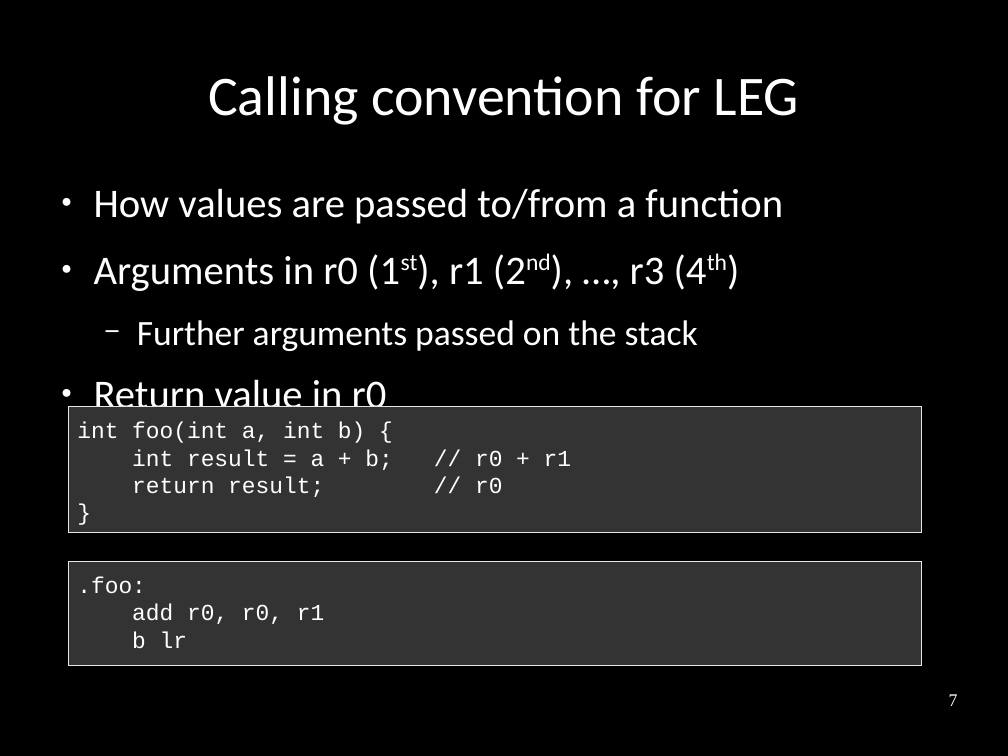
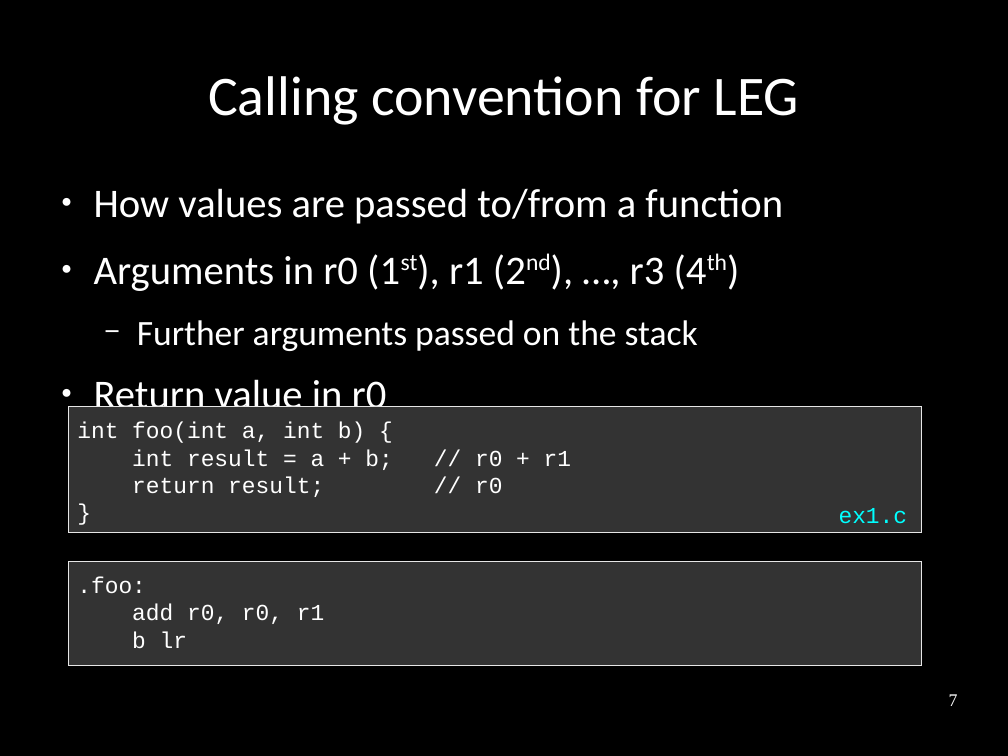
Before and after one commit to frasercrmck/llvm-leg, a slide deck: slide 7 of docs/Codeplay/Slides.odp. Drawn at 1008x756 pixels with LibreOffice and Linux fonts; fonts in the diff are those of the drawing. Boxes give left, top, right and bottom in pixels: in the first picture for what was removed or moved away, otherwise in the second. Text is boxed around its words. In the diff, an @@ line names an element or a change of style, - is before the commit and + after.

```diff
--- a/docs/Codeplay/Slides.odp
+++ b/docs/Codeplay/Slides.odp
@@ text added at bbox=[839, 508, 908, 523], 18 pt, text #00FFFF @@
+ex1.c
```
Also in this commit, not shown: 6 other slides changed, 2 other files.
